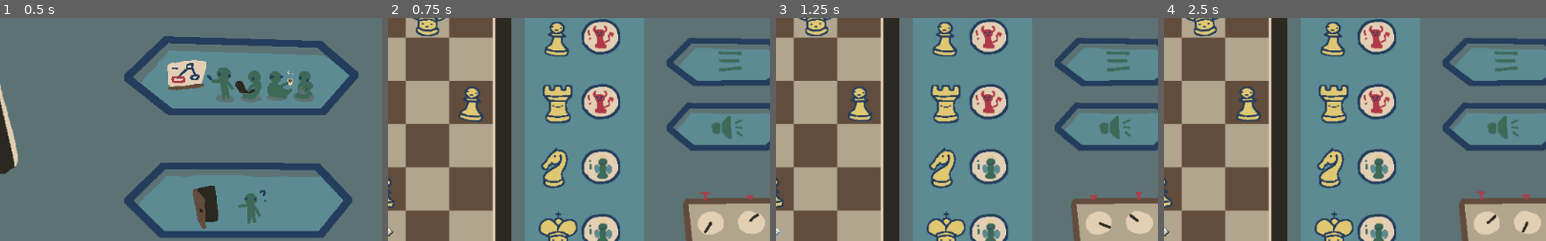
Above: before the commit, frames 1-4 (left to right).
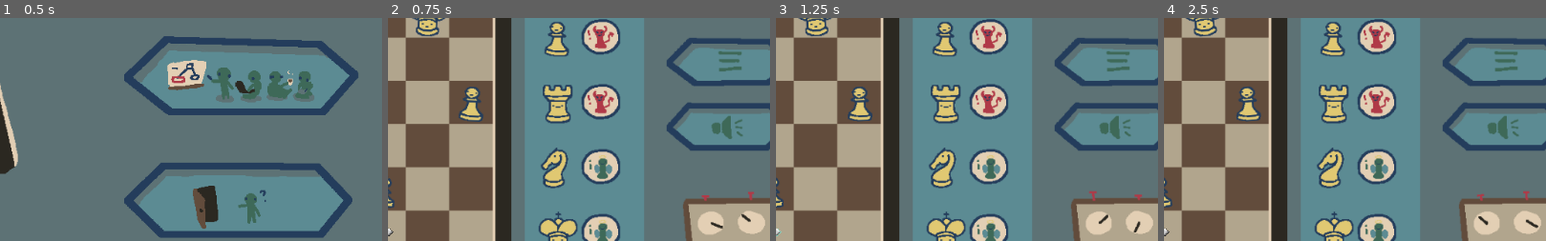
Above: after the commit, the same moments.

Repository: Windastella/ScribbleJam
Game: Godot game, scene res://Scenes/Main.tscn
The game is run twice, just before and just after one commit, with the same random seed, the same clock (stepped at 60 frames per second) and the same inputs.
Inputs (mouse positions are % of the whole screen's width and height, from its top left):
- Up to frame 1 (0.5 s): no input
- Up to frame 2 (0.75 s): click (75, 19) at 0.5 s
- Up to frame 3 (1.25 s): no input
- Up to frame 4 (2.5 s): click (88, 44) at 1.25 s; click (75, 19) at 2 s
The pictures show only the part of the screen within x 43-93%, y 34-84%; the shares and areas given below are measured in that part.

Frame 1 is identical in both runs. In frame 2, 0.3% of the frame differs, in the area x 81-98%, y 77-97%; in frame 3, 0.3%; in frame 4, 0.3%.

Commit message:
loop music

Diff:
--- a/Scenes/Base_Level.tscn
+++ b/Scenes/Base_Level.tscn
@@ -8,7 +8,6 @@
 [ext_resource path="res://assets/UI_Elements02.png" type="Texture" id=6]
 [ext_resource path="res://assets/UI_Button.tres" type="StyleBox" id=7]
 [ext_resource path="res://Scripts/Level.gd" type="Script" id=8]
-[ext_resource path="res://assets/Sounds/Thinking_Music.wav" type="AudioStream" id=9]
 [ext_resource path="res://assets/background.png" type="Texture" id=10]
 [ext_resource path="res://assets/hint_box.png" type="Texture" id=11]
 [ext_resource path="res://assets/Sounds/Music/A-Mouse-in-the-House(Track04).wav" type="AudioStream" id=12]
@@ -103,7 +102,6 @@
 
 [node name="Level" type="Node2D"]
 script = ExtResource( 8 )
-music = ExtResource( 12 )
 
 [node name="Camera" type="Camera2D" parent="."]
 position = Vector2( -128, -64 )
@@ -167,7 +165,7 @@
 [node name="clock" type="AnimatedSprite" parent="Camera"]
 position = Vector2( 992, 528 )
 frames = SubResource( 1 )
-frame = 2
+frame = 1
 playing = true
 
 [node name="level" type="Sprite" parent="Camera"]
@@ -323,7 +321,7 @@
 clip_text = true
 
 [node name="AudioStreamPlayer" type="AudioStreamPlayer" parent="."]
-stream = ExtResource( 9 )
+stream = ExtResource( 12 )
 volume_db = -10.0
 autoplay = true
 [connection signal="pressed" from="Camera/Menu" to="." method="_on_Menu_pressed"]
--- a/Scripts/Level.gd
+++ b/Scripts/Level.gd
@@ -8,10 +8,7 @@
 
 export (PackedScene) var next_level;
 
-export(AudioStream ) var music : AudioStream;
-
 func _ready():
-	$AudioStreamPlayer.stream = music;
 	$AudioStreamPlayer.play();
 
 func _answer(piece):
Not shown: 1 places in Scenes/Base_Level.tscn that only renumber resources
